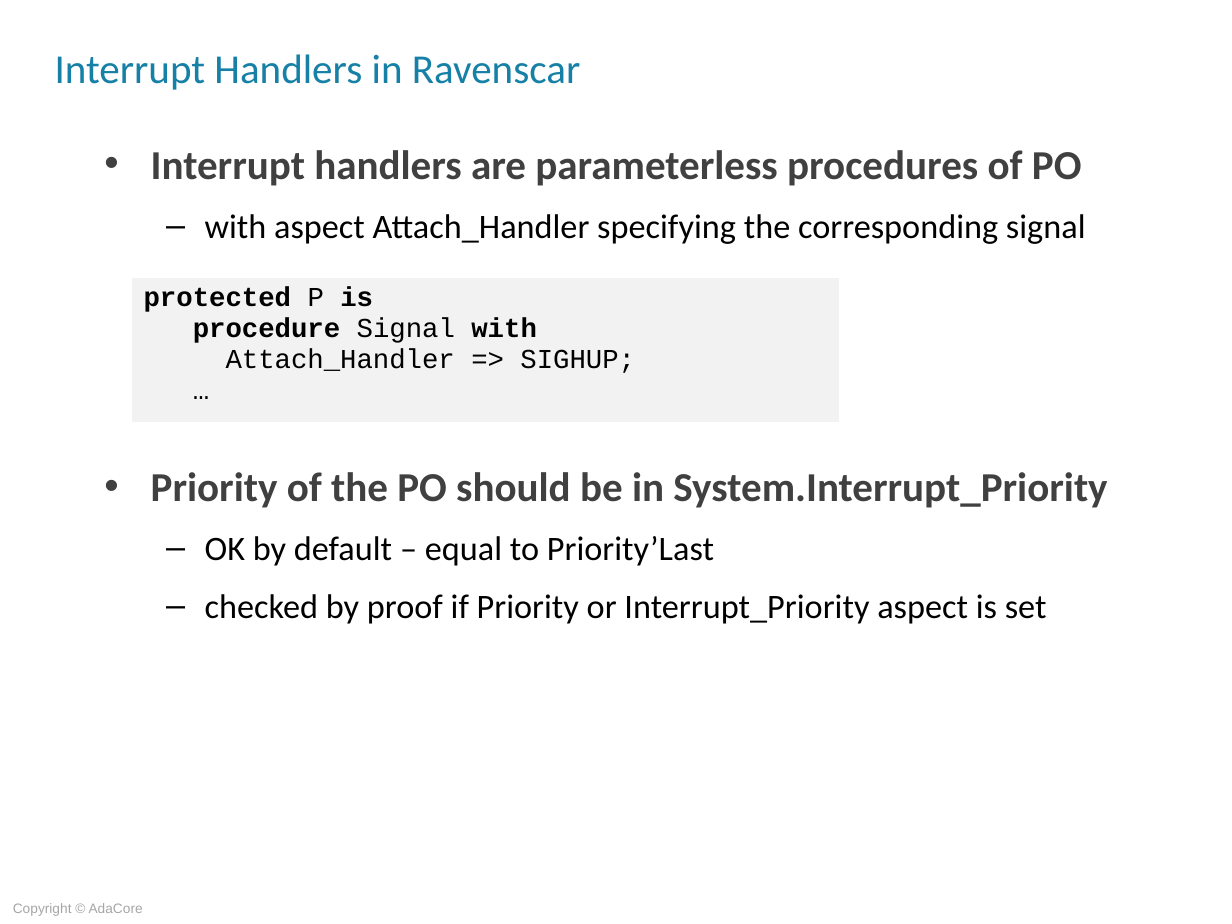
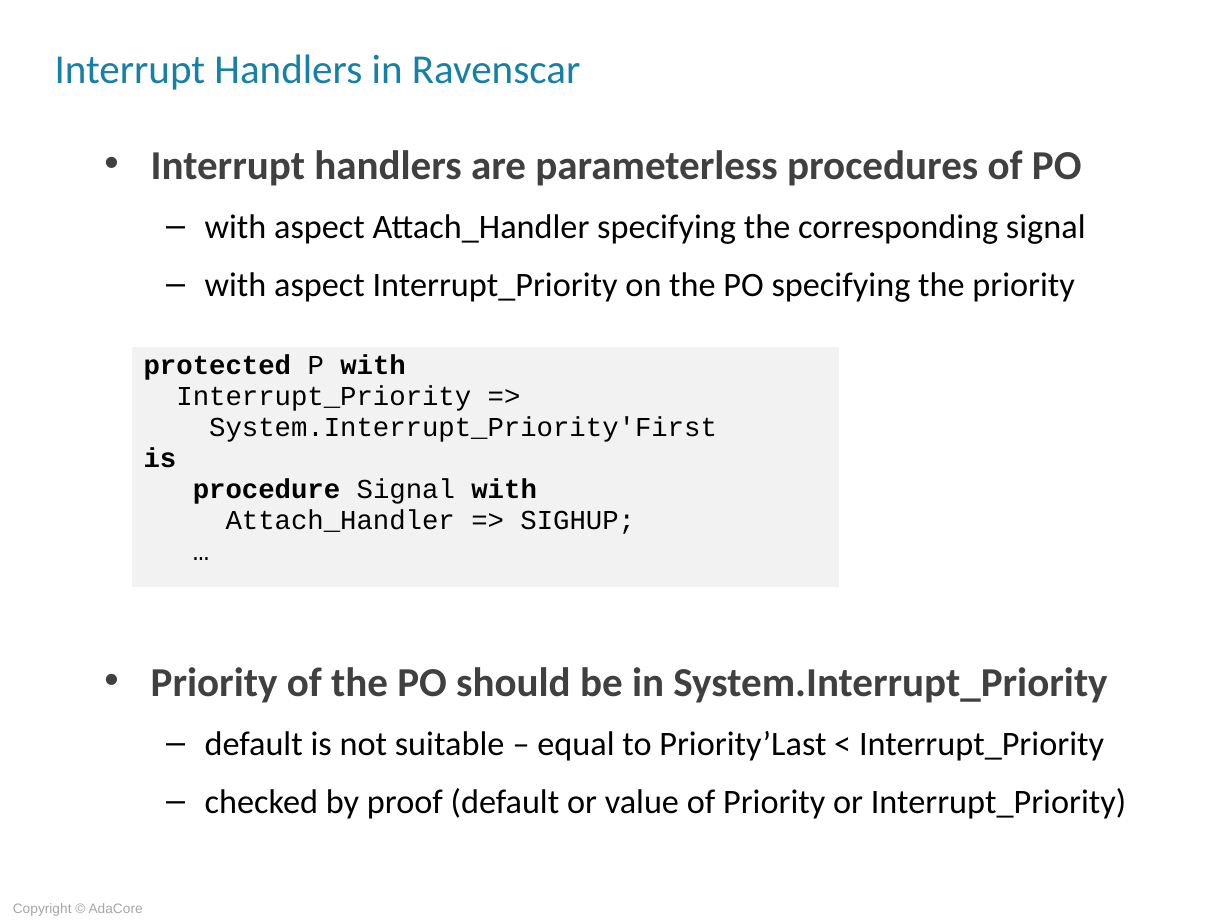
Before and after one commit to AdaCoreU/Courses, a slide deck: slide 16 of lectures/07_Advanced_SPARK/02_Concurrency/Slides/02_Concurrency.ppt. Drawn at 1232x924 pixels with LibreOffice and Linux fonts; fonts in the diff are those of the drawing; background and template pictures are left out. Boxes give left, top, right and bottom in pixels: in the first picture for what was removed or moved away, otherwise in the second. Text is boxed around its words. In the diff, an @@ line names an element or a change of style, - is before the commit and + after.

Commit message:
Q828-011 Fixes interrupt handlers and spacing

```diff
--- a/lectures/07_Advanced_SPARK/02_Concurrency/Slides/02_Concurrency.ppt
+++ b/lectures/07_Advanced_SPARK/02_Concurrency/Slides/02_Concurrency.ppt
@@ text at <box>205,272,1075,302</box>: paragraph added @@
+  – with aspect Interrupt_Priority on the PO specifying the priority
@@ table at <box>132,346,840,589</box> @@
-row 1, column 1: protected P is / procedure Signal with / Attach_Handler => SIGHUP; / …
+row 1, column 1: protected P with / Interrupt_Priority => / System.Interrupt_Priority'First / is / procedure Signal with / Attach_Handler => SIGHUP; / …
@@ table: place and size @@
-table at <box>132,277,840,423</box>
+table at <box>132,346,840,589</box>
@@ text at <box>205,731,1126,819</box>: text changed @@
-  – OK by default – equal to Priority’Last
-  – checked by proof if Priority or Interrupt_Priority aspect is set
+  – default is not suitable – equal to Priority’Last < Interrupt_Priority
+  – checked by proof (default or value of Priority or Interrupt_Priority)
```
Also in this commit, not shown: 2 other slides changed.
